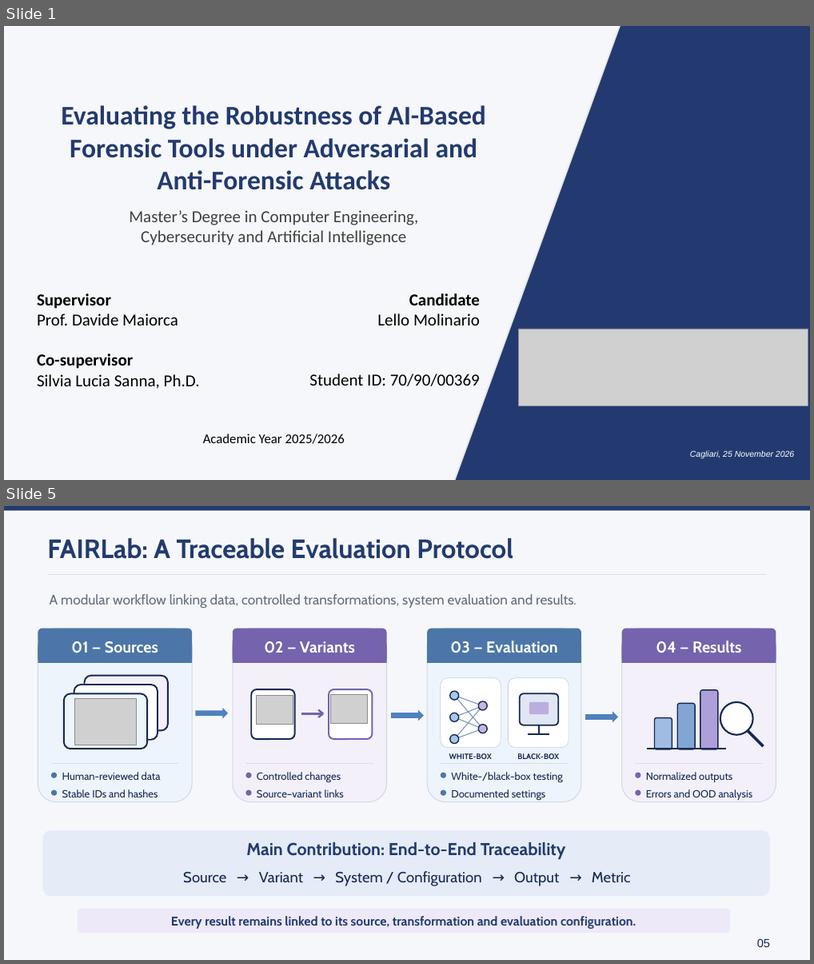
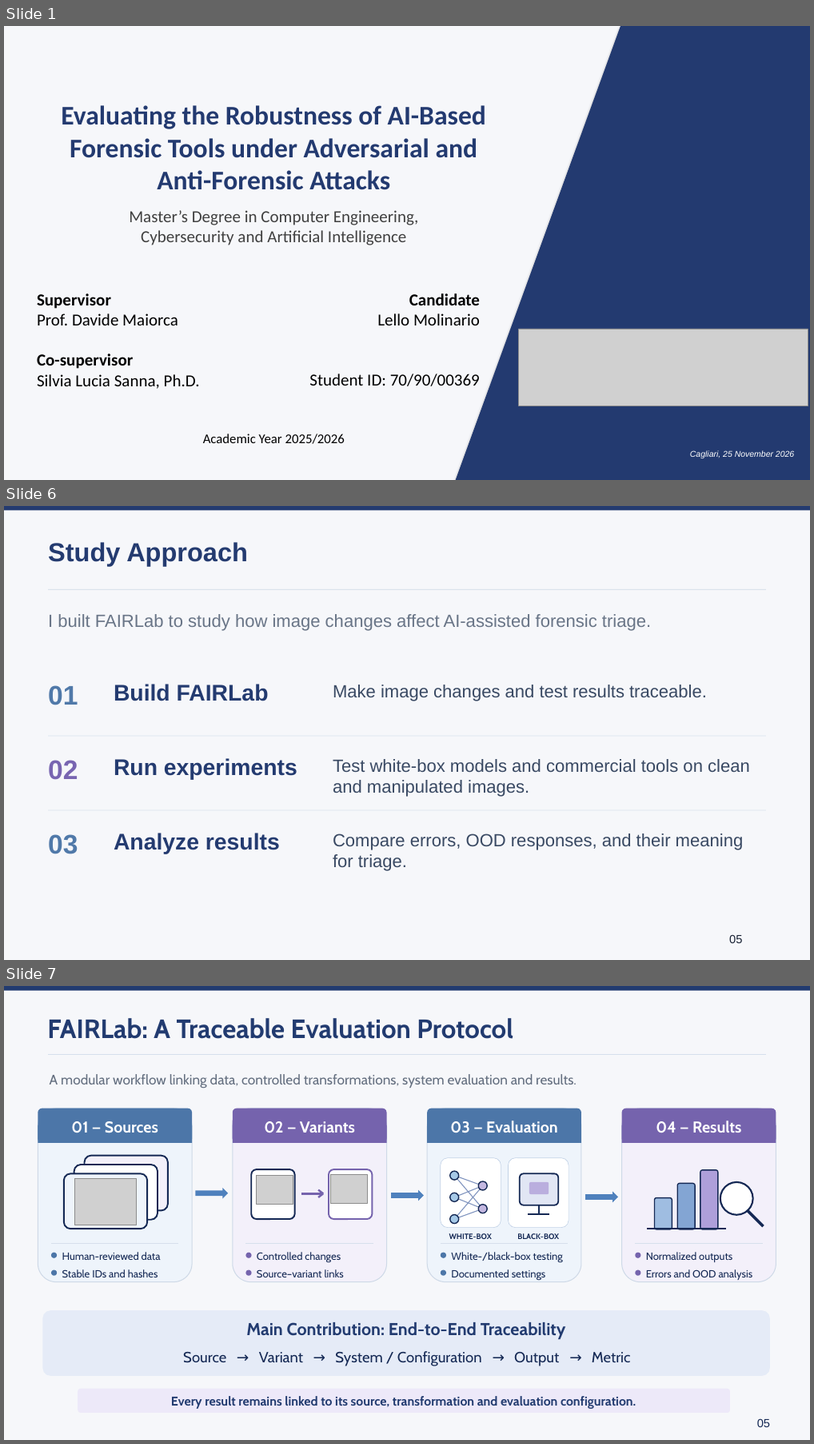
Before and after one commit to lmolinario/Molinario_Thesis_Defense_2026, a slide deck: Molinario_Thesis_Defense_2026.pptx. Shown one above the other, each under a label of ours: slides 1 and 5 before the commit, slides 1, 6 and 7 after it; the slides between them are not shown. The pictures are 814x964 and 814x1444 pixels, drawn with LibreOffice and Linux fonts; fonts in the diff are those of the drawing; grey boxes stand for pictures. Boxes give left, top, right and bottom in pixels: in the first picture for what was removed or moved away, otherwise in the second. Text is boxed around its words. In the diff, an @@ line names an element or a change of style, - is before the commit and + after.

```diff
--- a/Molinario_Thesis_Defense_2026.pptx
+++ b/Molinario_Thesis_Defense_2026.pptx
@@ slide 6 added at (4, 506, 810, 960), background #F6F7FA @@
@@ rectangle added at (4, 506, 810, 510), fill #243B70 @@
@@ text added at (48, 542, 248, 566), 31 pt, text #243B70, bold @@
+Study Approach
@@ rectangle added at (48, 589, 767, 590), fill #CED8E5 @@
@@ text added at (48, 614, 651, 631), 21 pt, text #697587 @@
+I built FAIRLab to study how image changes affect AI-assisted forensic triage.
@@ text added at (48, 685, 78, 705), 32 pt, text #5079A9, bold @@
+01
@@ text added at (114, 684, 269, 701), 27 pt, text #243B70, bold @@
+Build FAIRLab
@@ text added at (333, 684, 707, 701), 21 pt, text #394963 @@
+Make image changes and test results traceable.
@@ rectangle added at (48, 736, 767, 736), fill #D8E1EC @@
@@ text added at (48, 760, 78, 780), 32 pt, text #7865B1, bold @@
+02
@@ text added at (114, 758, 298, 780), 27 pt, text #243B70, bold @@
+Run experiments
@@ text added at (333, 759, 750, 796), 21 pt, text #394963 @@
+Test white-box models and commercial tools on clean and manipulated images.
@@ rectangle added at (48, 810, 767, 810), fill #D8E1EC @@
@@ text added at (48, 834, 78, 854), 32 pt, text #5079A9, bold @@
+03
@@ text added at (114, 832, 280, 853), 27 pt, text #243B70, bold @@
+Analyze results
@@ text added at (333, 833, 744, 871), 21 pt, text #394963 @@
+Compare errors, OOD responses, and their meaning for triage.
@@ text added at (730, 934, 742, 943), 14 pt, text #172033 @@
+05
@@ what was slide 5 is now slide 7 @@
```
Also in this commit, not shown: 4 slides changed, 1 other slide added.
